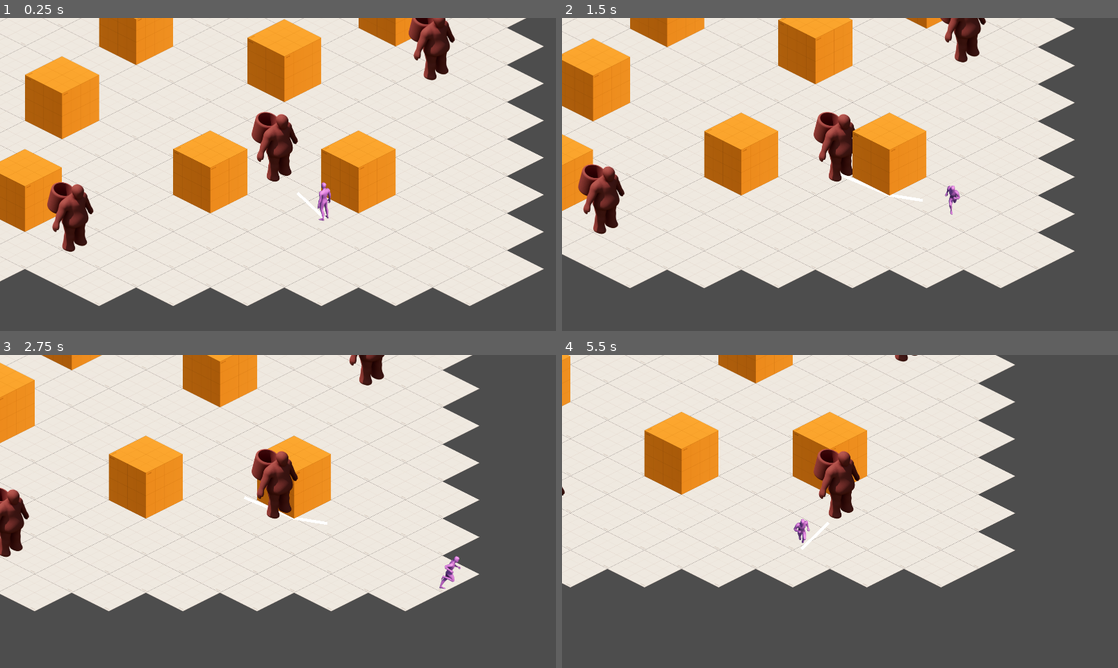
Above: before the commit, frames 1-4 (two rows, left to right).
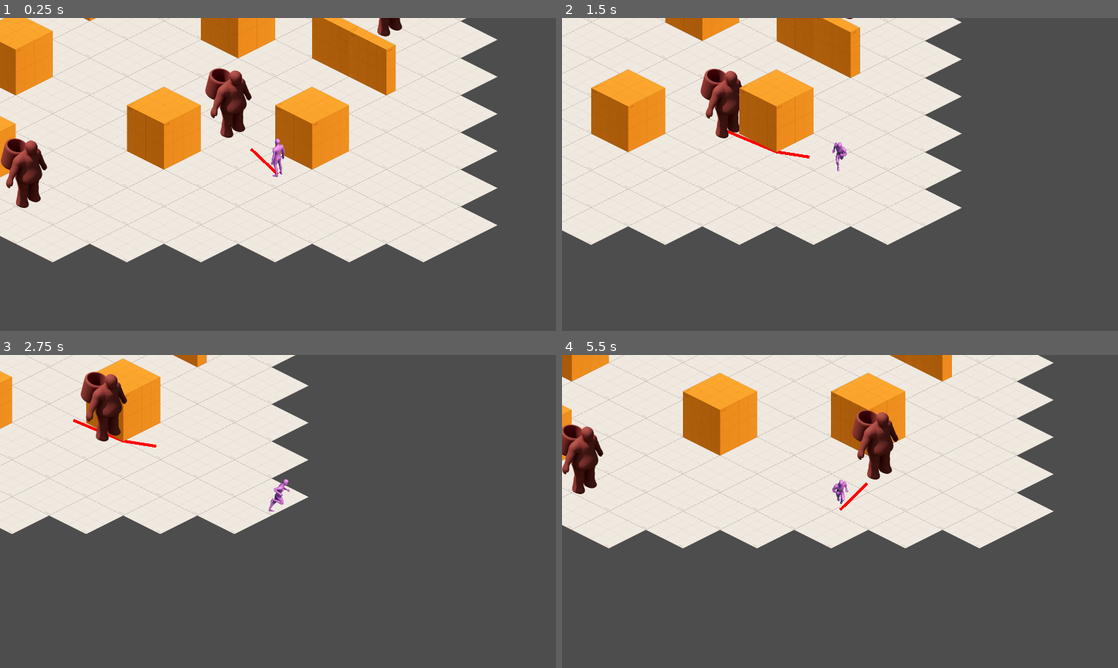
Above: after the commit, the same moments.

Repository: bradlycarpenter/Project-H-Phase-2
Game: Godot game, scene res://levels/test-levels/test-movement/scene/test_movement.tscn
Two runs of this game, one before a commit and one after it. Both use one fixed random seed, a clock stepped at 60 frames per second and the inputs below. This scene is started directly instead of the project's main scene.
Inputs:
- Up to frame 1 (0.25 s): no input
- Up to frame 2 (1.5 s): hold D (move_right) 0.53-1.28 s; hold S (move_down) from 1.28 s (still down)
- Up to frame 3 (2.75 s): release S (move_down) at 2.03 s; hold D (move_right) from 2.03 s (still down)
- Up to frame 4 (5.5 s): release D (move_right) at 2.78 s; hold W (move_up) 2.78-3.53 s; hold A (move_left) 3.53-5.03 s; hold S (move_down) from 5.03 s (still down)

The runs differ from the first frame. In frame 1, 51% of the frame differs, in the area x 0-98%, y 0-92%; in frame 2, 47%; in frame 3, 49%; in frame 4, 29%.

Commit message:
changed tings

Diff:
--- a/actors/test-actors/mobs/rock-thrower/src/mob_rock_thrower.gd
+++ b/actors/test-actors/mobs/rock-thrower/src/mob_rock_thrower.gd
@@ -25,8 +25,6 @@
 	map = NavigationServer2D.map_create()
 	NavigationServer2D.map_set_active(map, true)
 	print("Map created:", map)  # Debugging print to check if map is created
-
-
 
 	# Create a new navigation region and add it to the map
 	var region = NavigationServer2D.region_create()
--- a/actors/test-actors/player/test-player/scene/test_character.tscn
+++ b/actors/test-actors/player/test-player/scene/test_character.tscn
@@ -1081,3 +1081,5 @@
 [node name="CollisionPolygon2D" type="CollisionPolygon2D" parent="."]
 position = Vector2(0, 16)
 polygon = PackedVector2Array(-24, -16, 0, -28, 24, -16, 0, -4)
+
+[node name="Camera2D" type="Camera2D" parent="."]
--- a/levels/test-levels/test-level-example/scene/test_level_example.tscn
+++ b/levels/test-levels/test-level-example/scene/test_level_example.tscn
@@ -1,8 +1,10 @@
-[gd_scene load_steps=8 format=4 uid="uid://doni0bvvnv340"]
+[gd_scene load_steps=12 format=4 uid="uid://doni0bvvnv340"]
 
 [ext_resource type="Script" path="res://levels/test-levels/test-level-example/src/test_level_example.gd" id="1_70brn"]
 [ext_resource type="Texture2D" uid="uid://cl6wt7ujw11h" path="res://levels/test-levels/test-level-example/art/tile-sprites/block_N.png" id="2_o031g"]
 [ext_resource type="Texture2D" uid="uid://71ng01cgof4p" path="res://levels/test-levels/test-level-example/art/tile-sprites/floor_N.png" id="4_3ql6j"]
+[ext_resource type="Texture2D" uid="uid://btxeblwy0s0vu" path="res://levels/test-levels/test-level-example/art/tile-sprites/wall_N.png" id="4_xd4th"]
+[ext_resource type="Texture2D" uid="uid://1d3mc03pe3t8" path="res://levels/test-levels/test-level-example/art/tile-sprites/wall_S.png" id="5_1jp2m"]
 
 [sub_resource type="TileSetAtlasSource" id="TileSetAtlasSource_6a1ep"]
 texture = ExtResource("4_3ql6j")
@@ -25,6 +27,18 @@
 0:0/0/texture_origin = Vector2i(0, 192)
 0:0/0/physics_layer_0/polygon_0/points = PackedVector2Array(-128, 0, 0, 64, 128, 0, 0, -64)
 
+[sub_resource type="TileSetAtlasSource" id="TileSetAtlasSource_k84x5"]
+texture = ExtResource("4_xd4th")
+texture_region_size = Vector2i(256, 512)
+0:0/0 = 0
+0:0/0/texture_origin = Vector2i(0, 192)
+
+[sub_resource type="TileSetAtlasSource" id="TileSetAtlasSource_1i0fv"]
+texture = ExtResource("5_1jp2m")
+texture_region_size = Vector2i(256, 512)
+0:0/0 = 0
+0:0/0/texture_origin = Vector2i(0, 192)
+
 [sub_resource type="TileSet" id="TileSet_k7ll7"]
 tile_shape = 1
 tile_layout = 5
@@ -33,6 +47,8 @@
 physics_layer_0/collision_layer = 8
 physics_layer_0/collision_mask = 0
 sources/0 = SubResource("TileSetAtlasSource_8d017")
+sources/1 = SubResource("TileSetAtlasSource_k84x5")
+sources/2 = SubResource("TileSetAtlasSource_1i0fv")
 
 [node name="TestLevelExample" type="Node2D"]
 script = ExtResource("1_70brn")
@@ -43,5 +59,5 @@
 
 [node name="TestObjects" type="TileMapLayer" parent="."]
 y_sort_enabled = true
-tile_map_data = PackedByteArray("AAAJAAMAAAAAAAAAAAAEAAAAAAAAAAAAAAAHAPz/AAAAAAAAAAAEAP3/AAAAAAAAAAALAAEAAAAAAAAAAAAHAAYAAAAAAAAAAAAFAAMAAAAAAAAAAAAHAP//AAAAAAAAAAA=")
+tile_map_data = PackedByteArray("AAAJAAMAAAAAAAAAAAAEAAAAAAAAAAAAAAAHAPz/AAAAAAAAAAAEAP3/AAAAAAAAAAALAAEAAAAAAAAAAAAHAAYAAAAAAAAAAAAFAAMAAAAAAAAAAAAHAP//AAAAAAAAAAAJAP7/AQAAAAAAAAAKAP7/AQAAAAAAAAA=")
 tile_set = SubResource("TileSet_k7ll7")
--- a/levels/test-levels/test-movement/scene/test_movement.tscn
+++ b/levels/test-levels/test-movement/scene/test_movement.tscn
@@ -28,8 +28,6 @@
 [node name="NavigationAgent2D" type="NavigationAgent2D" parent="MobRockThrower"]
 simplify_path = true
 
-[node name="Camera2D" type="Camera2D" parent="MobRockThrower"]
-
 [node name="NavigationRegion2D" type="NavigationRegion2D" parent="."]
 position = Vector2(0, -8)
 navigation_polygon = SubResource("NavigationPolygon_pvjhd")
@@ -48,3 +46,4 @@
 [node name="NavigationAgent2D" type="NavigationAgent2D" parent="MobRockThrower3"]
 
 [node name="Line2D" type="Line2D" parent="."]
+default_color = Color(1, 0, 0, 1)
Binary file added: levels/test-levels/test-level-example/art/tile-sprites/wall_S.png
Not shown, added: levels/test-levels/test-level-example/art/tile-sprites/wall_S.png.import
